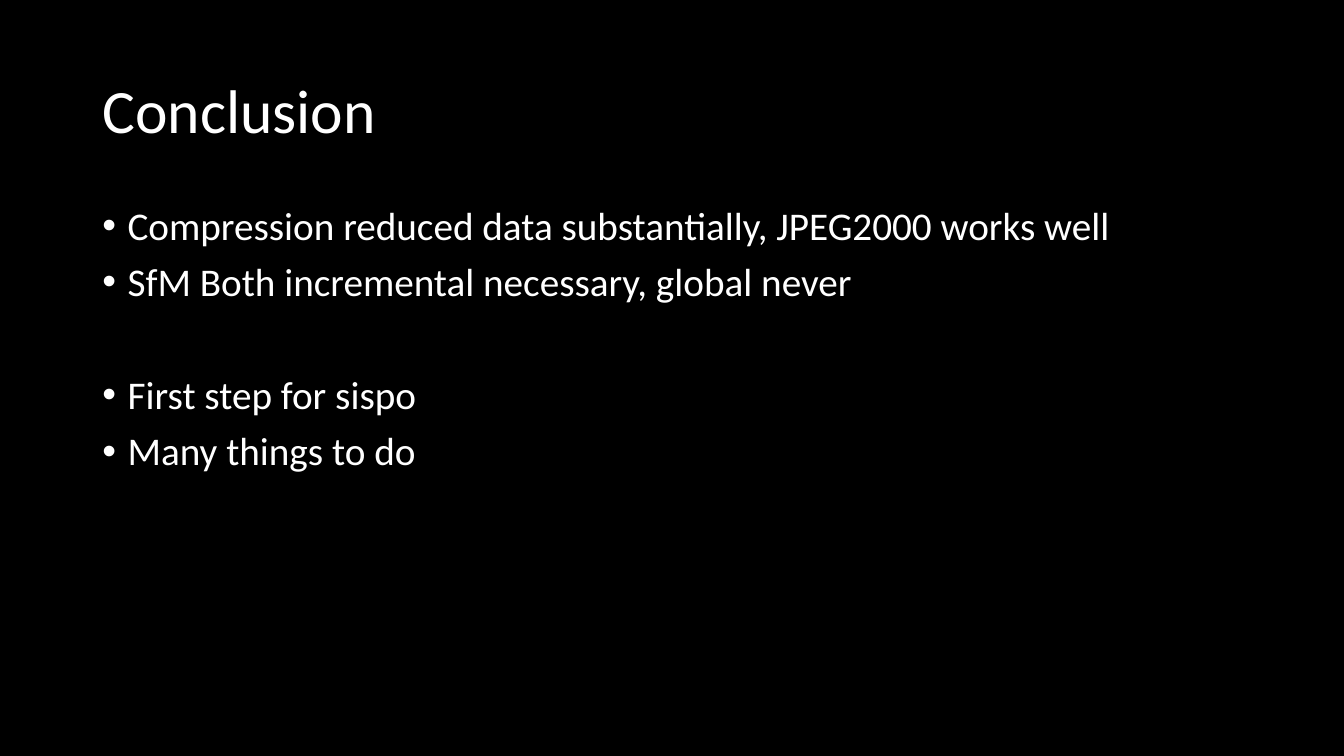
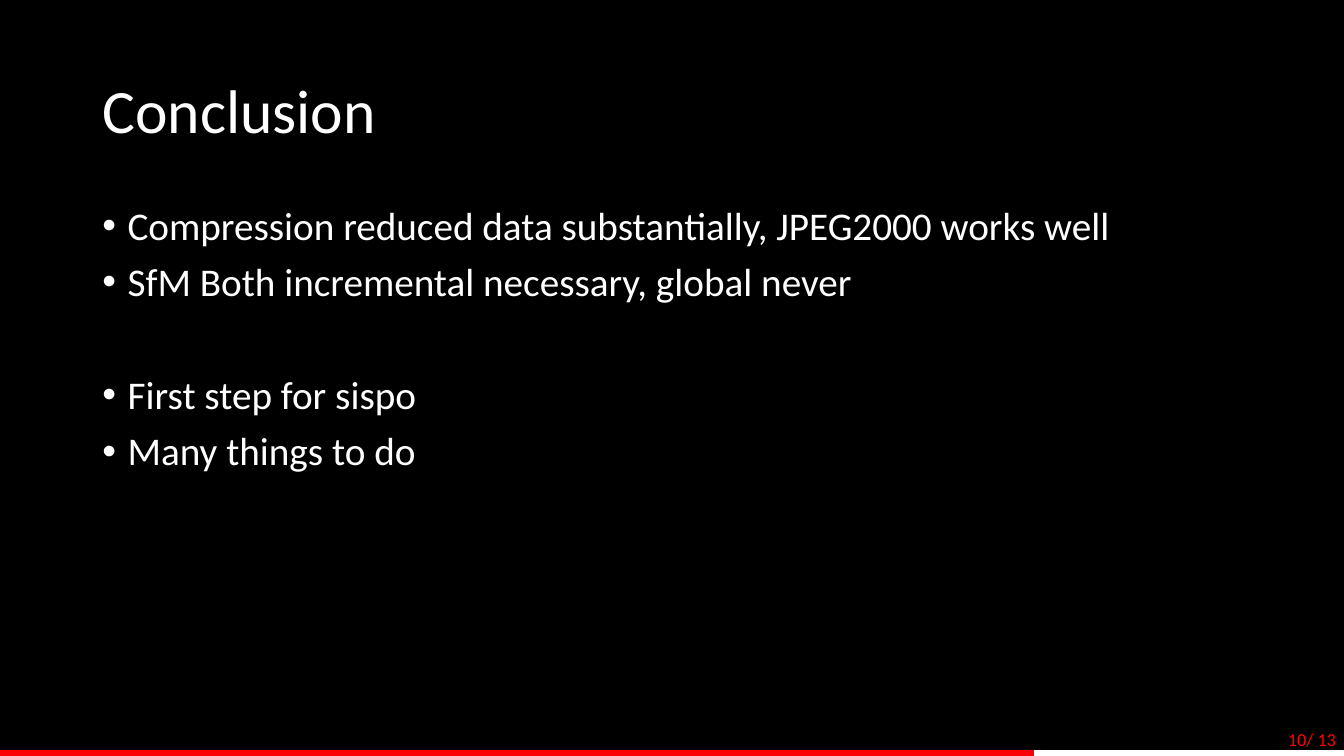
Before and after one commit to SISPO-developers/sispo, a slide deck: slide 10 of doc/thesis/Presentation/Thesis_presentation.pptx. Drawn at 1344x756 pixels with LibreOffice and Linux fonts; fonts in the diff are those of the drawing; background and template pictures are left out. Boxes give left, top, right and bottom in pixels: in the first picture for what was removed or moved away, otherwise in the second. Text is boxed around its words. In the diff, an @@ line names an element or a change of style, - is before the commit and + after.

```diff
--- a/doc/thesis/Presentation/Thesis_presentation.pptx
+++ b/doc/thesis/Presentation/Thesis_presentation.pptx
@@ text added at <box>1288,733,1336,752</box>, 13 pt, text #FB0006 @@
+10/ 13
@@ rectangle added at <box>0,751,1344,756</box>, fill #FFFFFF, outline #FFFFFF 1 pt @@
@@ rectangle added at <box>0,751,1034,756</box>, fill #FB0006, outline #FB0006 1 pt @@
```
Also in this commit, not shown: 10 other slides changed, 2 slides added, 2 slides removed, 1 other file.
